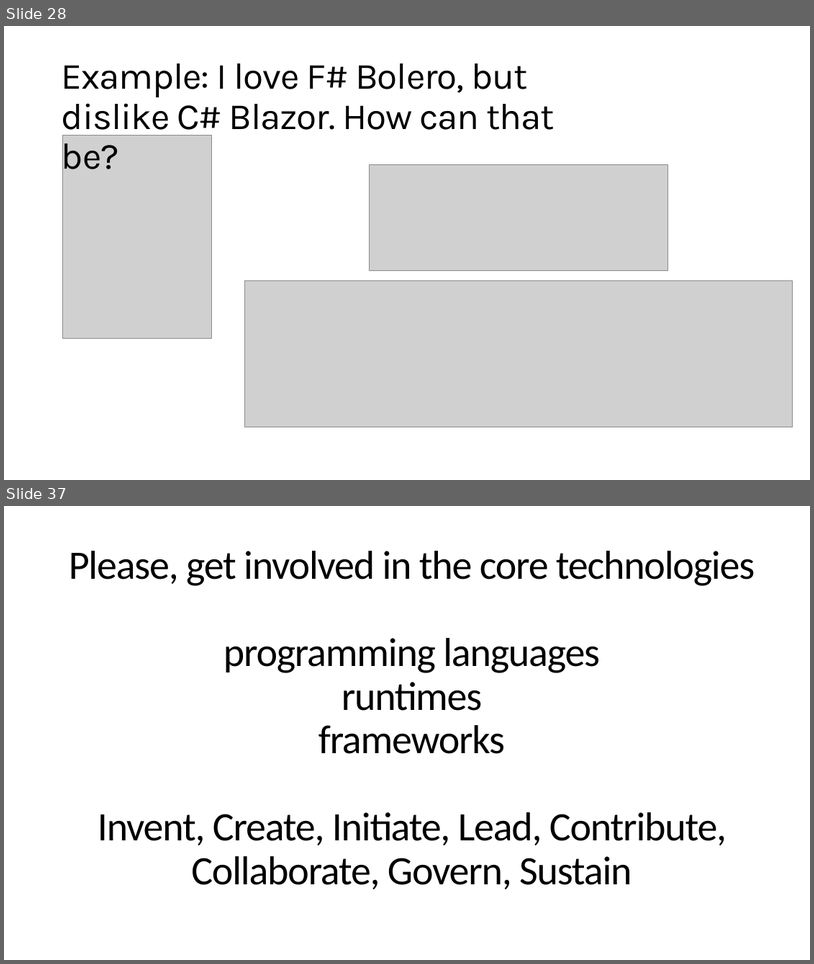
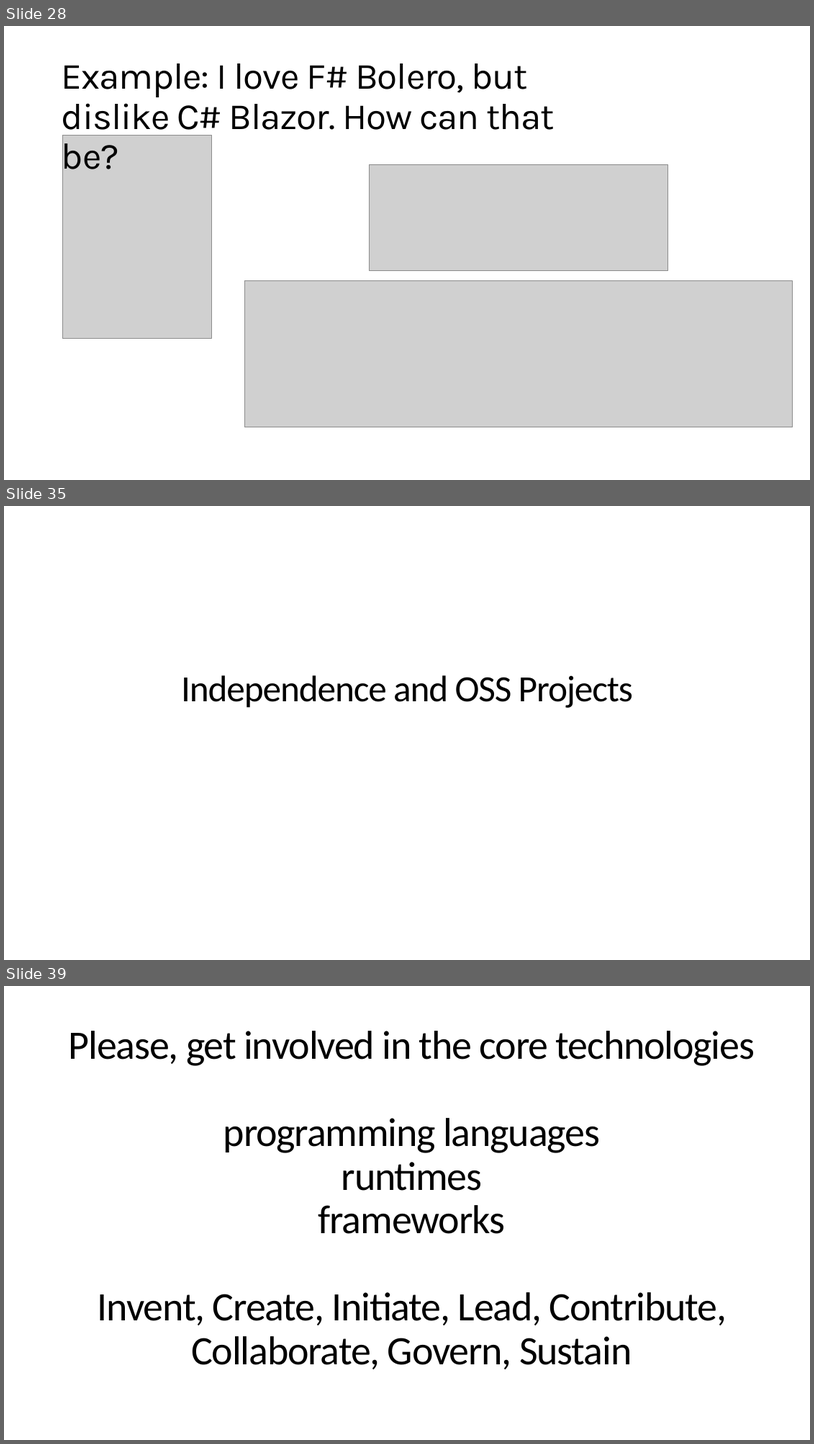
Before and after one commit to dsyme/dsyme-presentations, a slide deck: 2020-06-04-fsharpconf/on-independence.pptx. Shown one above the other, each under a label of ours: slides 28 and 37 before the commit, slides 28, 35 and 39 after it; the slides between them are not shown. The pictures are 814x964 and 814x1444 pixels, drawn with LibreOffice and Linux fonts; fonts in the diff are those of the drawing; grey boxes stand for pictures. Boxes give left, top, right and bottom in pixels: in the first picture for what was removed or moved away, otherwise in the second. Text is boxed around its words. In the diff, an @@ line names an element or a change of style, - is before the commit and + after.

```diff
--- a/2020-06-04-fsharpconf/on-independence.pptx
+++ b/2020-06-04-fsharpconf/on-independence.pptx
@@ slide 35 added at [4,506,810,960], background #FFFFFF @@
@@ title added at [181,675,633,708], 44 pt, text #000000 @@
+Independence and OSS Projects
@@ what was slide 37 is now slide 39 @@
```
Also in this commit, not shown: 13 slides changed, 3 other slides added, 3 slides removed, 2 other files.
